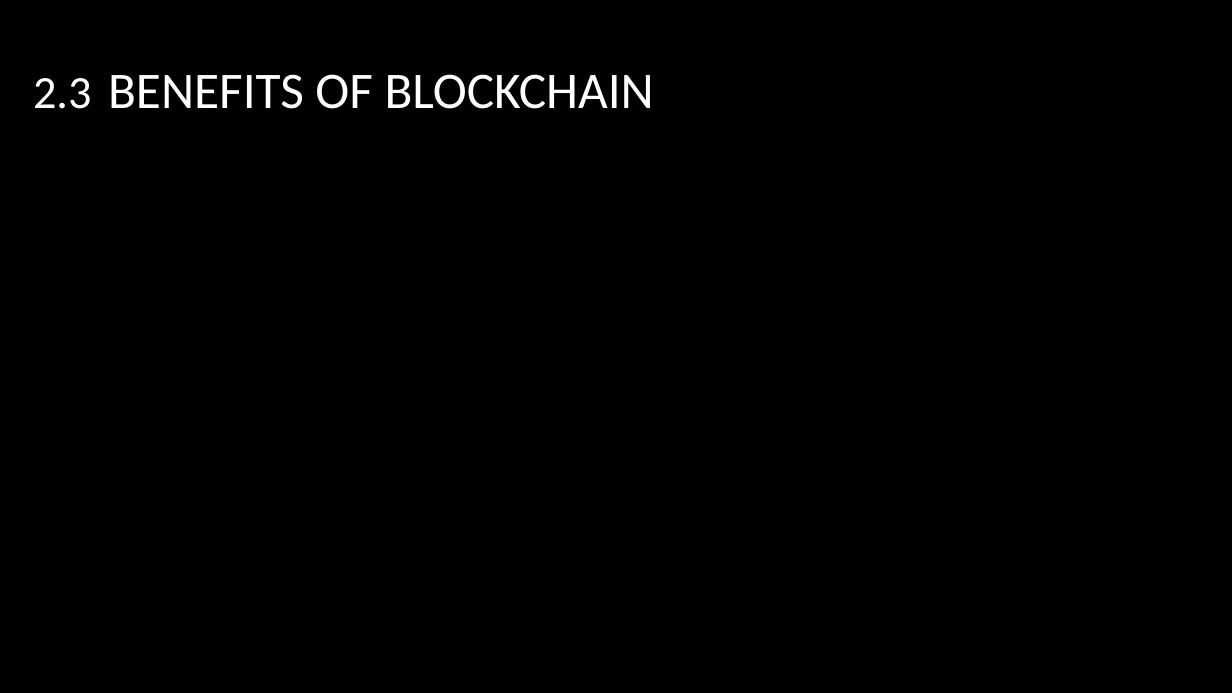
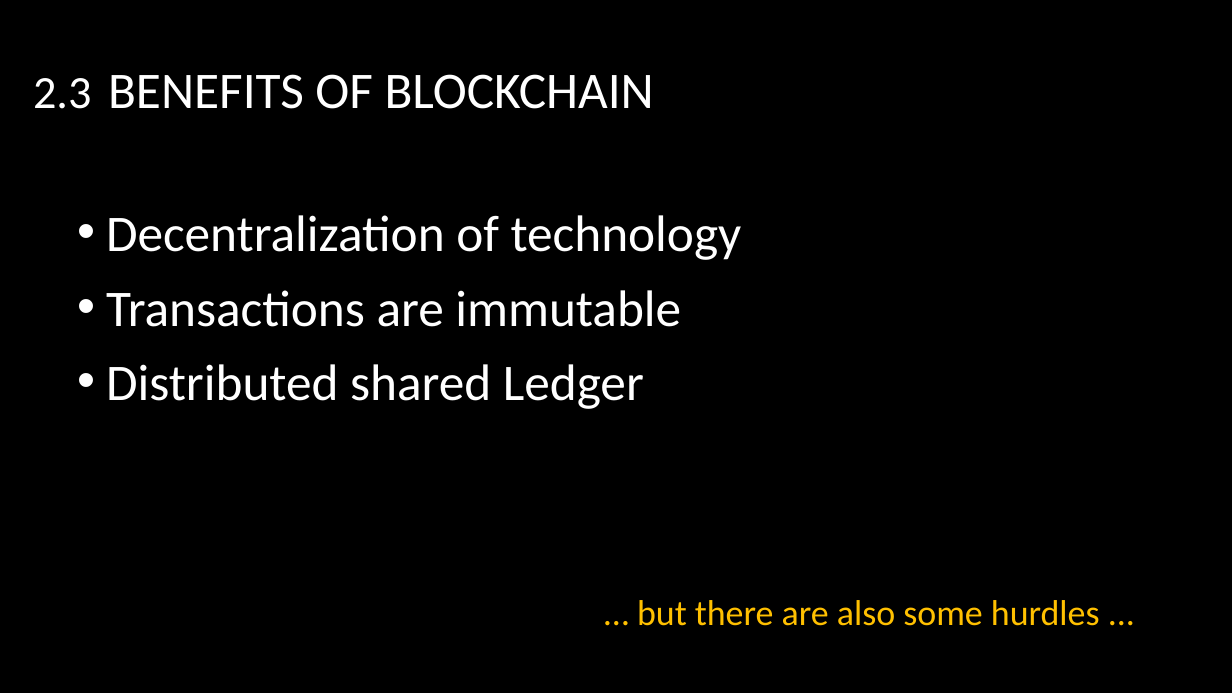
Before and after one commit to lucaspelloni2/SeminarSmartContracts, a slide deck: slide 11 of presentation_SC.pptx. Drawn at 1232x693 pixels with LibreOffice and Linux fonts; fonts in the diff are those of the drawing; background and template pictures are left out. Boxes give left, top, right and bottom in pixels: in the first picture for what was removed or moved away, otherwise in the second. Text is boxed around its words. In the diff, an @@ line names an element or a change of style, - is before the commit and + after.

Commit message:
Presentation improved

```diff
--- a/presentation_SC.pptx
+++ b/presentation_SC.pptx
@@ text added at [106, 215, 742, 409], 40 pt, text #FFFFFF @@
+• Decentralization of technology
+• Transactions are immutable
+• Distributed shared Ledger
@@ text added at [637, 600, 1100, 626], 28 pt, text #FFC000 @@
+… but there are also some hurdles ...
```
Also in this commit, not shown: 1 other slide changed, 7 slides added, 1 slide removed.
